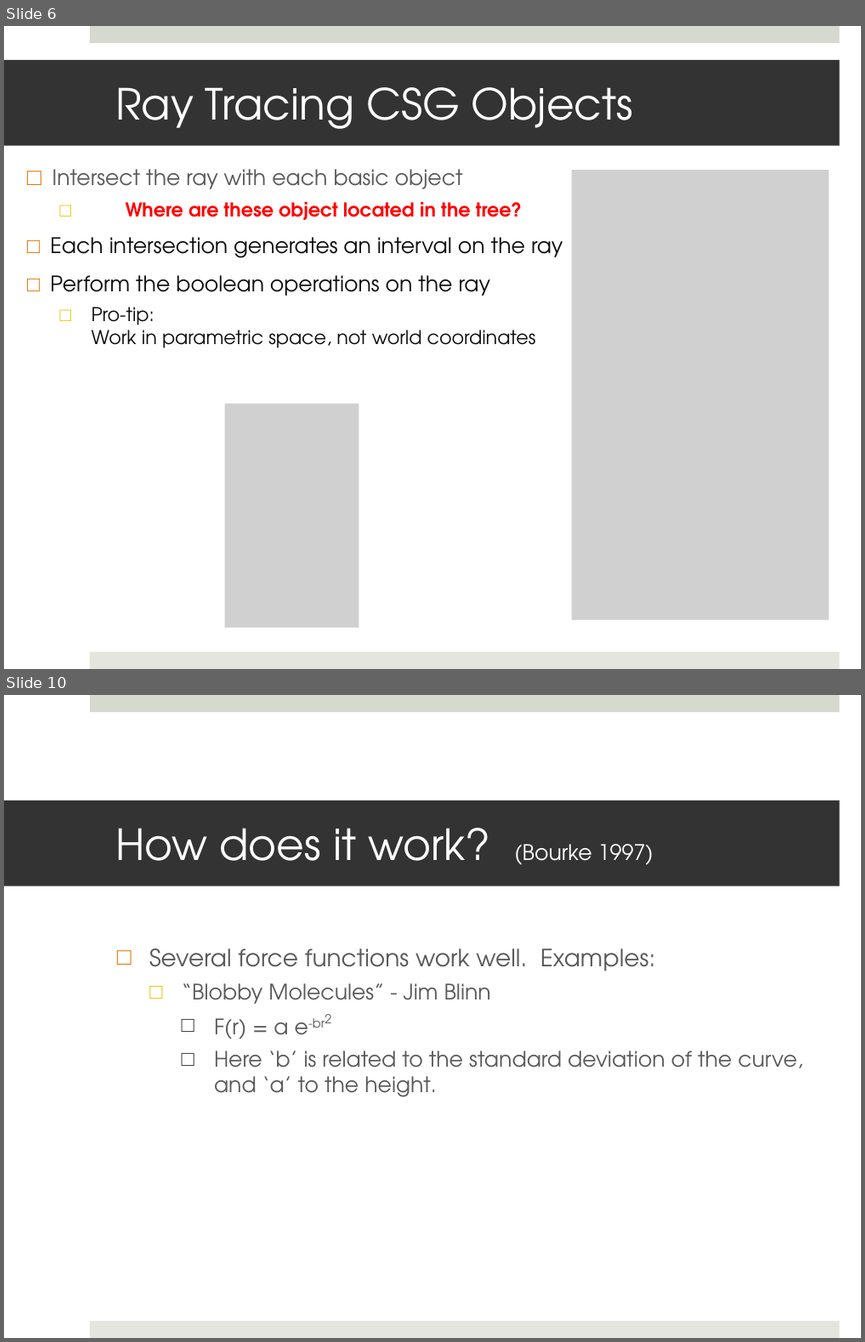
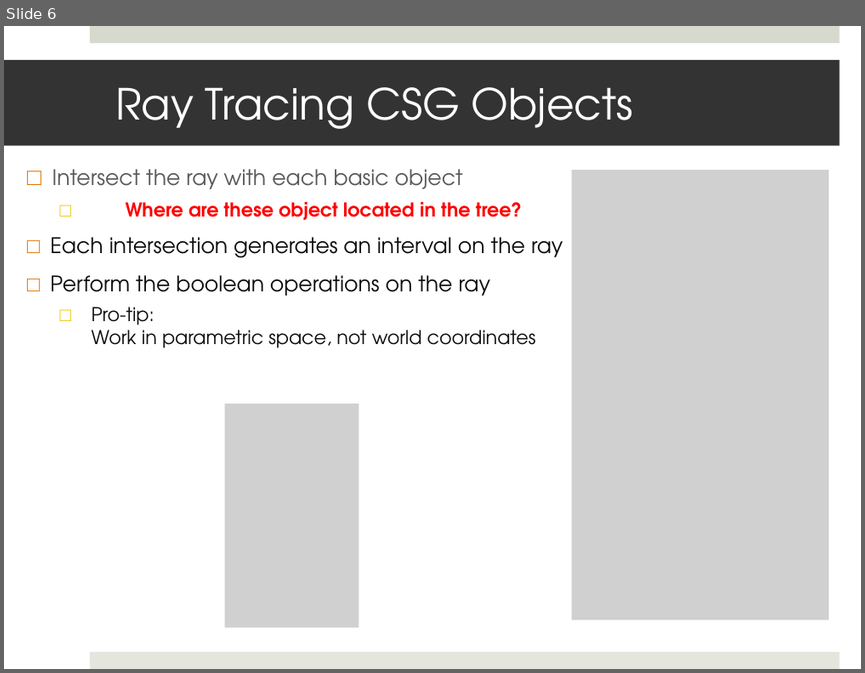
Before and after one commit to shaffer1/UIllinois_Rendering, a slide deck: Lecture 37 - Implicits.pptx. Shown one above the other, each under a label of ours: slides 6 and 10 before the commit, slide 6 after it; the slides between them are not shown. The pictures are 865x1342 and 865x673 pixels, drawn with LibreOffice and Linux fonts; fonts in the diff are those of the drawing; grey boxes stand for pictures. Boxes give left, top, right and bottom in pixels: in the first picture for what was removed or moved away, otherwise in the second. Text is boxed around its words. In the diff, an @@ line names an element or a change of style, - is before the commit and + after.

```diff
--- a/Lecture 37 - Implicits.pptx
+++ b/Lecture 37 - Implicits.pptx
@@ slide 10 removed at (4, 695, 861, 1338), background #FFFFFF; not listed: 2 template elements that a slide beside it also shows @@
@@ title removed at (4, 800, 840, 886) @@
-How does it work? (Bourke 1997)
@@ text removed at (149, 948, 803, 1097) @@
-□ Several force functions work well. Examples:
-  □ “Blobby Molecules” - Jim Blinn
-    □ F(r) = a e-br2
-    □ Here ‘b’ is related to the standard deviation of the curve, and ‘a’ to the height.
```
Also in this commit, not shown: 3 slides changed, 1 slide added, 1 other slide removed.
